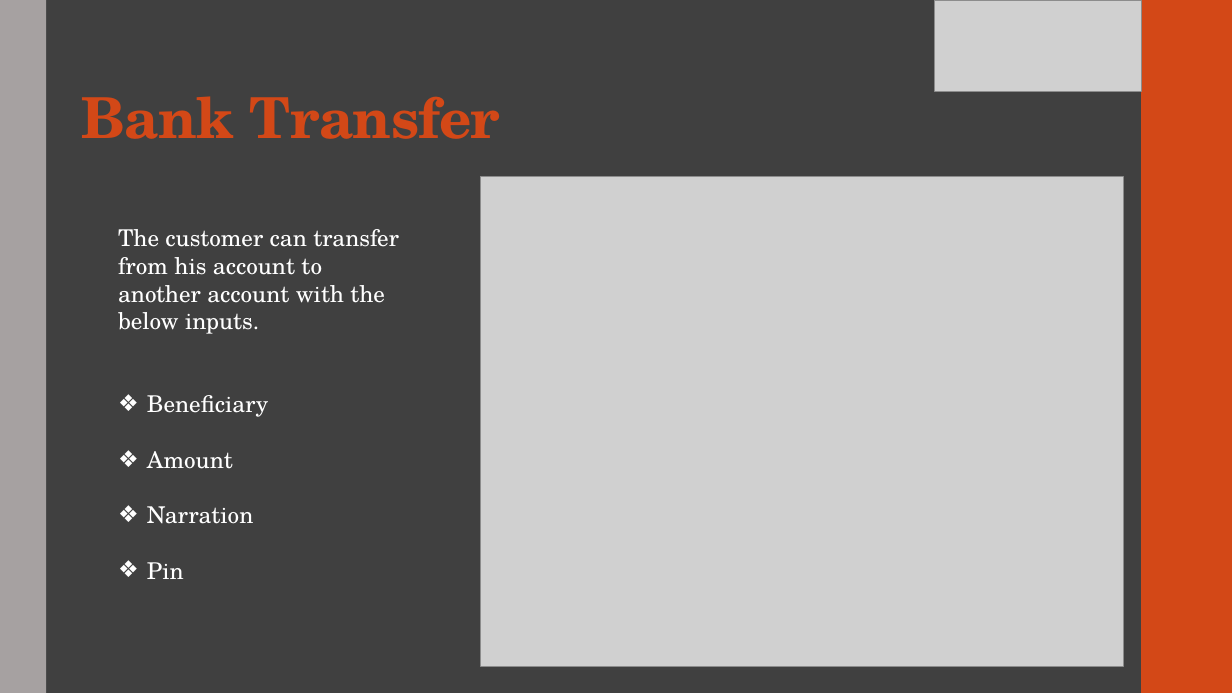
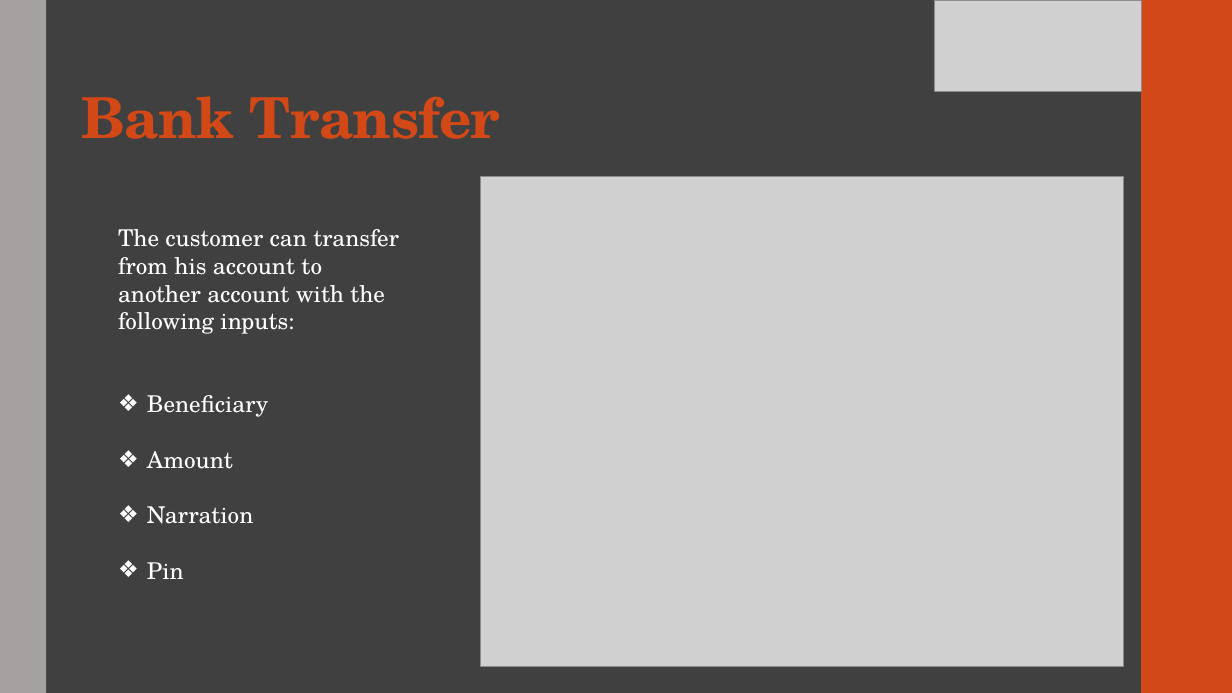
Before and after one commit to anjielayo/AZBanking, a slide deck: slide 17 of AZBanking presentation.pptx. Drawn at 1232x693 pixels with LibreOffice and Linux fonts; fonts in the diff are those of the drawing; grey boxes stand for pictures. Boxes give left, top, right and bottom in pixels: in the first picture for what was removed or moved away, otherwise in the second. Text is boxed around its words. In the diff, an @@ line names an element or a change of style, - is before the commit and + after.

Commit message:
added type of account radio buttons

```diff
--- a/AZBanking presentation.pptx
+++ b/AZBanking presentation.pptx
@@ text at (118,229,399,334): text changed @@
-The customer can transfer from his account to another account with the below inputs.
+The customer can transfer from his account to another account with the following inputs:
```
Also in this commit, not shown: 12 other slides changed, 2 slides added, 8 other files.
